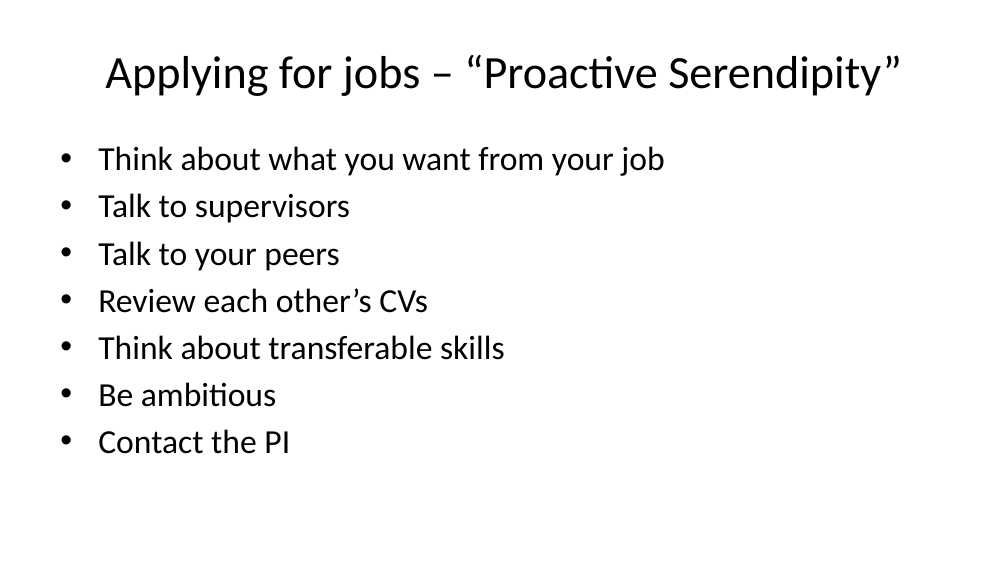
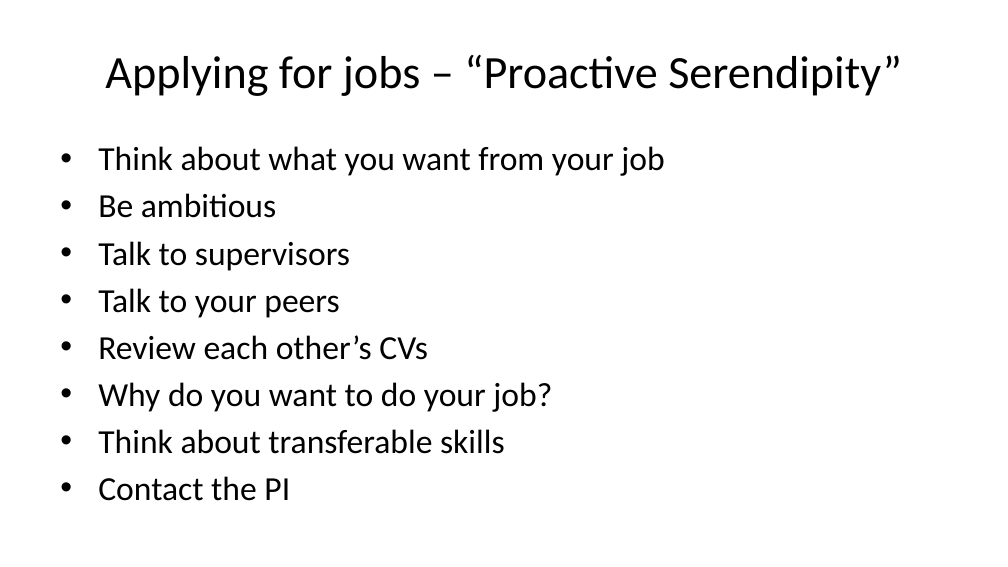
Before and after one commit to ksuchak1990/presentations, a slide deck: slide 15 of 2023/postdoc_presentation/presentation.pptx. Drawn at 1008x567 pixels with LibreOffice and Linux fonts; fonts in the diff are those of the drawing. Boxes give left, top, right and bottom in pixels: in the first picture for what was removed or moved away, otherwise in the second. Text is boxed around its words. In the diff, an @@ line names an element or a change of style, - is before the commit and + after.

```diff
--- a/2023/postdoc_presentation/presentation.pptx
+++ b/2023/postdoc_presentation/presentation.pptx
@@ text at box(98, 193, 276, 218): paragraph added @@
+• Be ambitious
@@ text at box(98, 382, 552, 412): paragraph added @@
+• Why do you want to do your job?
@@ text at box(98, 382, 276, 407): paragraph removed @@
-• Be ambitious
```
Also in this commit, not shown: 2 other slides changed, 2 other files.
